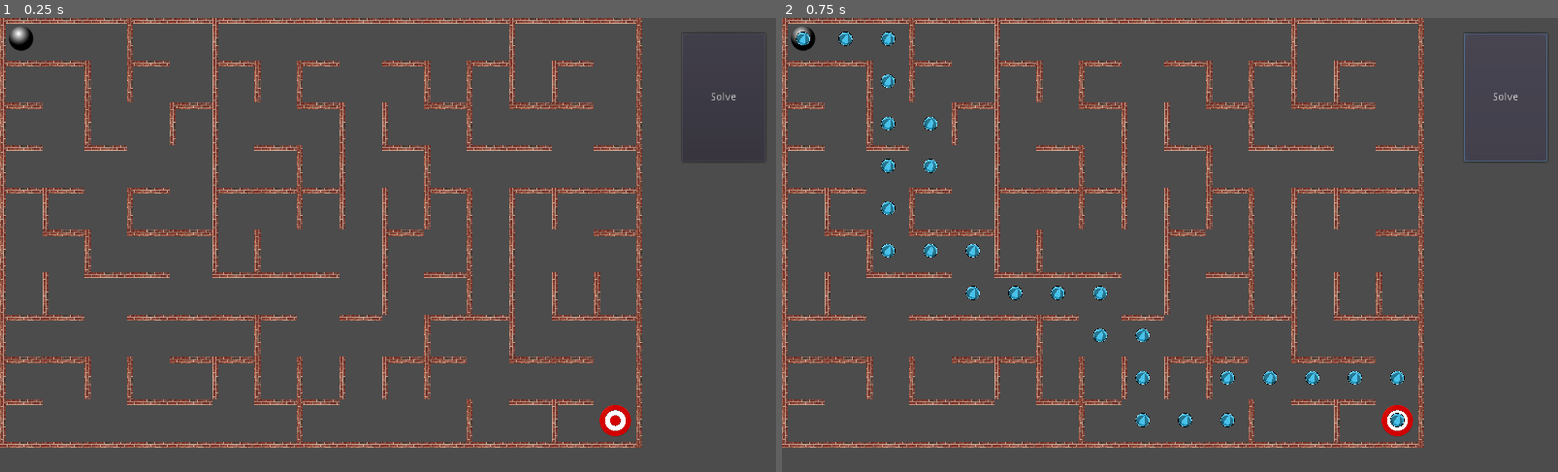
Above: before the commit, frames 1-2 (left to right).
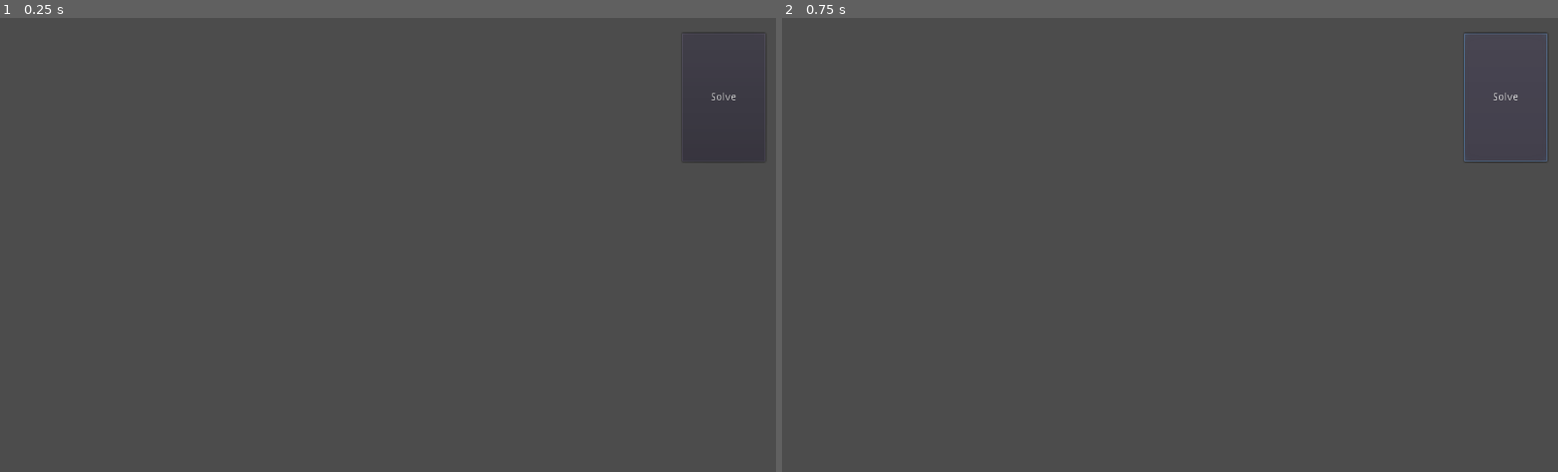
Above: after the commit, the same moments.

Repository: steelsoul/maze
Game: Godot game, scene res://Maze.tscn
Two runs of this game, one before a commit and one after it. Both use one fixed random seed, a clock stepped at 60 frames per second and the inputs below.
Inputs:
- Up to frame 1 (0.25 s): no input
- Up to frame 2 (0.75 s): click "Solve" at 0.5 s

The runs differ from the first frame. In frame 1, 12% of the frame differs, in the area x 0-83%, y 0-95%; in frame 2, 14%.
Error after the commit: Invalid get index '0' (on base: 'Nil'). (res://Maze.gd:45)

Commit message:
Generate maze in thread

Diff:
--- a/Maze.gd
+++ b/Maze.gd
@@ -5,9 +5,41 @@
 
 enum Dir {Left, Right, Down, Up}
 var buffer = PoolStringArray()
-var g_repoinfo
 var g_start = Vector2(0, 0)
 var g_finish = Vector2(0,0)
+var g_thread
+var g_rep
+
+signal on_generation_done
+
+func _ready():
+	randomize()
+#	var repo_info = read_file("maze1.txt")
+	var dim_x = 15
+	var dim_y = 10
+	g_finish = Vector2(dim_x - 1, dim_y - 1)
+#	var repo_info = generate_prima(Vector2(dim_x, dim_y))
+	g_thread = Thread.new()
+	g_thread.start(self, "generate_kruskal", Vector2(dim_x, dim_y))
+#	g_thread.start(self, "generate_prima", Vector2(dim_x, dim_y))
+	#var repo_info = generate_kruskal(Vector2(dim_x, dim_y))
+
+func _exit_tree():
+	g_thread.wait_to_finish()
+
+func _on_Button_pressed():
+	var solution_info = solve_maze_with_wave_tracing(g_rep, g_start.x, g_start.y, g_finish.x, g_finish.y)
+	print("can solve: ", solution_info[0])
+	if solution_info[0]:
+		show_solution(g_rep, solution_info[1], g_finish.x, g_finish.y)
+
+func _on_Goal_reach_goal():
+	print("Hey, you have won! Congrats!!!")
+
+func _on_Maze_on_generation_done():
+	load_repo(g_rep)
+	put_player(g_start.x, g_start.y)
+	put_goal(g_finish.x, g_finish.y)
 
 func solve_maze_with_wave_tracing(repo, xs, ys, xf, yf):
 	var w = repo[0]
@@ -269,12 +301,14 @@
 		else:
 			var border_indexes = has_border_result[1]
 			random_index = randi() % border_indexes.size()
+			print("progress: ", border_indexes.size() / (dim.x * dim.y) * 100)
 			var random_location_index = border_indexes[random_index]
 			attribute_array[random_location_index] = PrimaStageAttribute.Inside
 			change_attribute_for_neighbours(PrimaStageAttribute.Border, PrimaStageAttribute.Outside, random_location_index, dim, attribute_array)
 			var dest_neighbour = get_random_destination_neighbour(random_location_index, dim, attribute_array)
 			break_the_wall(get_coordinate_from_index(random_location_index, dim), dest_neighbour, rep)
-	return [width, height, rep]
+	g_rep = [width, height, rep]
+	emit_signal("on_generation_done")
 
 func make_repo_with_all_walls(dim, rep):
 	var width = dim.x
@@ -377,7 +411,8 @@
 		if not has_path(repo, first_location, second_location):
 				break_the_wall(first_location, second_location, rep)
 				locations = locations - 1
-	return [width, height, rep]
+	g_rep = [width, height, rep]
+	emit_signal("on_generation_done")
 
 func make_array_of_walls(width, height):
 	var result_array_of_walls = []
@@ -404,25 +439,3 @@
 		return [Vector2(pos.x, pos.y - 1), Vector2(pos.x, pos.y)]
 	else:
 		return [Vector2(pos.x - 1, pos.y), Vector2(pos.x, pos.y)]
-
-func _ready():
-	randomize()
-#	var repo_info = read_file("maze1.txt")
-	var dim_x = 15
-	var dim_y = 10
-	g_finish = Vector2(dim_x - 1, dim_y - 1)
-#	var repo_info = generate_prima(Vector2(dim_x, dim_y))
-	var repo_info = generate_kruskal(Vector2(dim_x, dim_y))
-	load_repo(repo_info)
-	g_repoinfo = repo_info
-	put_player(g_start.x, g_start.y)
-	put_goal(g_finish.x, g_finish.y)
-
-func _on_Button_pressed():
-	var solution_info = solve_maze_with_wave_tracing(g_repoinfo, g_start.x, g_start.y, g_finish.x, g_finish.y)
-	print("can solve: ", solution_info[0])
-	if solution_info[0]:
-		show_solution(g_repoinfo, solution_info[1], g_finish.x, g_finish.y)
-
-func _on_Goal_reach_goal():
-	print("Hey, you have won! Congrats!!!")
--- a/Maze.tscn
+++ b/Maze.tscn
@@ -26,5 +26,6 @@
 margin_right = 1010.0
 margin_bottom = 190.0
 text = "Solve"
+[connection signal="on_generation_done" from="." to="." method="_on_Maze_on_generation_done"]
 [connection signal="reach_goal" from="Goal" to="." method="_on_Goal_reach_goal"]
 [connection signal="pressed" from="Button" to="." method="_on_Button_pressed"]
